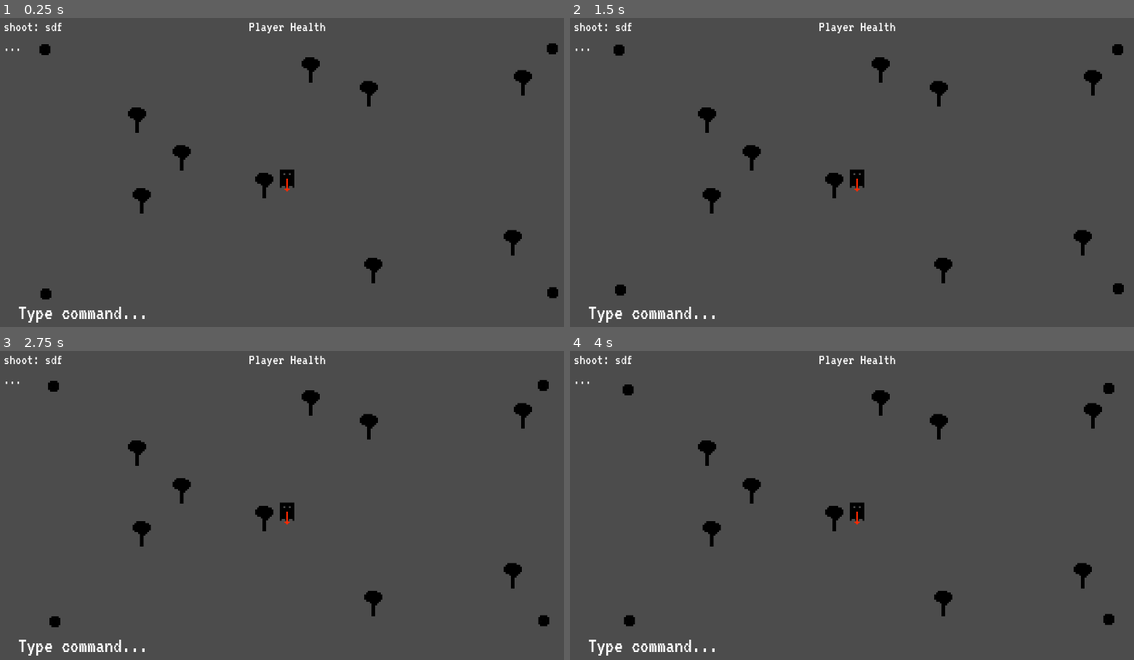
Above: before the commit, frames 1-4 (two rows, left to right).
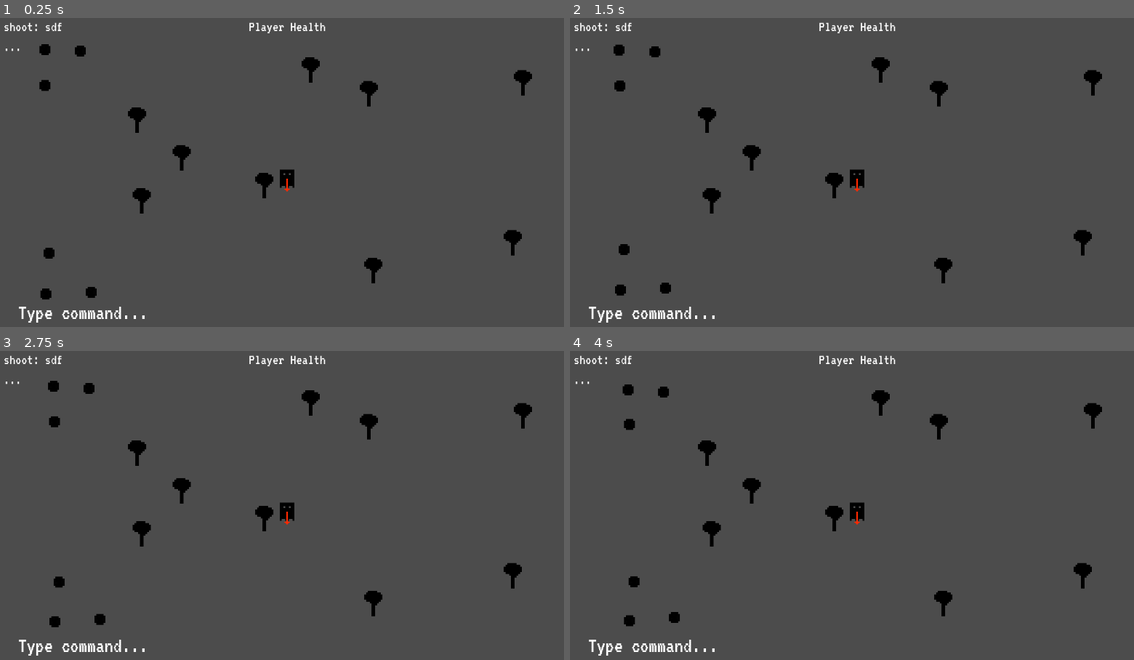
Above: after the commit, the same moments.

Repository: Anudin/LD41
Game: Godot game, scene res://Main.tscn
Same seed, same stepped clock (60 frames per second), same inputs: the game is played once before the commit and once after it.
Inputs:
- Up to frame 1 (0.25 s): no input
- Up to frame 2 (1.5 s): tap Enter at 0.5, 0.6 s; tap Space at 0.77 s; tap Backspace at 1.35 s
- Up to frame 3 (2.75 s): tap Space at 1.52 s; tap Delete at 2.1 s
- Up to frame 4 (4 s): tap Enter at 2.85 s; tap Space at 3.02, 3.77 s; tap Backspace at 3.6 s

The runs differ from the first frame. In frame 1, 0.4% of the frame differs, in the area x 6-99%, y 8-91%; in frame 2, 0.4%; in frame 3, 0.4%, in the area x 8-98%, y 9-90%; in frame 4, 0.4%.

Commit message:
instant spawn of whole wave

Diff:
--- a/Main.tscn
+++ b/Main.tscn
@@ -15,7 +15,7 @@
 font_data = ExtResource( 2 )
 _sections_unfolded = [ "Font", "Settings" ]
 
-[node name="Main" type="Node2D"]
+[node name="Main" type="Node2D" index="0"]
 
 script = ExtResource( 1 )
 __meta__ = {
@@ -25,7 +25,6 @@
 
 [node name="UI" type="Control" parent="." index="0"]
 
-editor/display_folded = true
 anchor_left = 0.0
 anchor_top = 0.0
 anchor_right = 0.0
@@ -158,21 +157,29 @@
 
 [node name="AI" type="Node2D" parent="." index="2"]
 
-[node name="AI" parent="AI" index="0" instance=ExtResource( 5 )]
-
-position = Vector2( 1226.22, 73.6323 )
-
-[node name="AI2" parent="AI" index="1" instance=ExtResource( 5 )]
-
-position = Vector2( 1227.34, 611.668 )
-
-[node name="AI3" parent="AI" index="2" instance=ExtResource( 5 )]
+[node name="AI3" parent="AI" index="0" instance=ExtResource( 5 )]
 
 position = Vector2( 104.559, 74.7488 )
+
+[node name="AI5" parent="AI" index="1" instance=ExtResource( 5 )]
+
+position = Vector2( 104.924, 154.703 )
+
+[node name="AI6" parent="AI" index="2" instance=ExtResource( 5 )]
+
+position = Vector2( 183.381, 78.0846 )
 
 [node name="AI4" parent="AI" index="3" instance=ExtResource( 5 )]
 
 position = Vector2( 106.834, 615.164 )
+
+[node name="AI7" parent="AI" index="4" instance=ExtResource( 5 )]
+
+position = Vector2( 114.236, 524.483 )
+
+[node name="AI8" parent="AI" index="5" instance=ExtResource( 5 )]
+
+position = Vector2( 206.768, 611.463 )
 
 [node name="Player" parent="." index="3" instance=ExtResource( 6 )]
 
